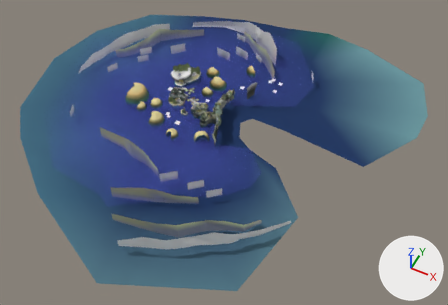
Renders of the glTF model Project/area/2 dino jungle/act 1/environment/model/09End.gltf from each side of a commit.
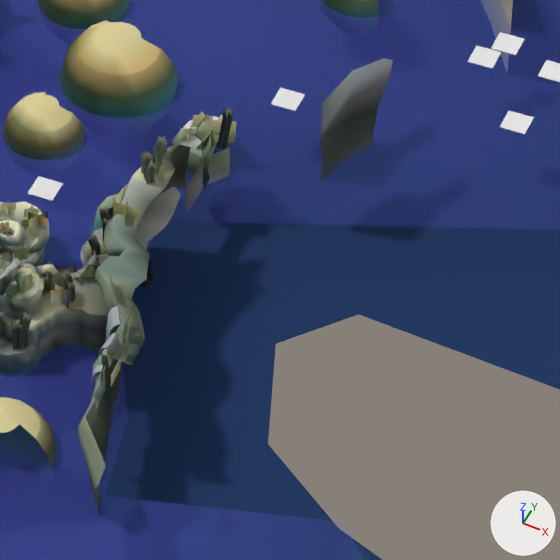
Each version appears first whole from a 50 mm camera at (-155.0, -47.0, 977.0) aimed at (-679.0, 1001.0, -332.0), and next in a close-up on the part from 45% to 63% of the width and 24% to 50% of the height. The lights are fixed; the arrows at lower right show +X, +Y and +Z. Vertices at the same position are counted once.

Before the edit, the objects in view are built like this:
```python
ob_stg020_o20_mesh_28 = bpy.data.objects.new('stg020_o20_Mesh_28', me_stg020_o20_mesh_28)
ob_stg020_o20_mesh_28.location = (0.0, 0.0, 0.0)
ob_stg020_p20_mesh_0 = bpy.data.objects.new('stg020_p20_Mesh_0', me_stg020_p20_mesh_0)
ob_stg020_p20_mesh_0.location = (0.0, 0.0, 0.0)
ob_stg020_p20_mesh_27 = bpy.data.objects.new('stg020_p20_Mesh_27', me_stg020_p20_mesh_27)
ob_stg020_p20_mesh_27.location = (0.0, 0.0, 0.0)
ob_stg020_p20_mesh_38 = bpy.data.objects.new('stg020_p20_Mesh_38', me_stg020_p20_mesh_38)
ob_stg020_p20_mesh_38.location = (0.0, 0.0, 0.0)
ob_stg020_p20_mesh_45 = bpy.data.objects.new('stg020_p20_Mesh_45', me_stg020_p20_mesh_45)
ob_stg020_p20_mesh_45.location = (0.0, 0.0, 0.0)
# also in view: 'stg020_o20_Mesh_10' at (-865.0, 1125.0, -257.0); 'stg020_o20_Mesh_8' at (-812.0, 1093.0, -275.0); 'stg020_p20_Mesh_42' at (-790.0, 1085.0, -251.0); 'stg020_p20_Mesh_23' at (-822.0, 1096.0, -265.0); 'stg020_o20_Mesh_15' at (-869.0, 1125.0, -281.0)
```
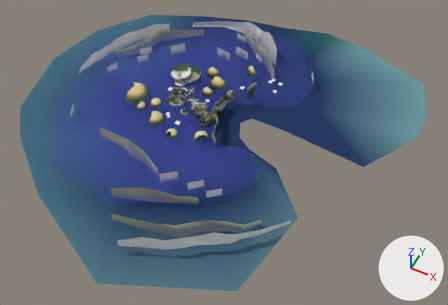
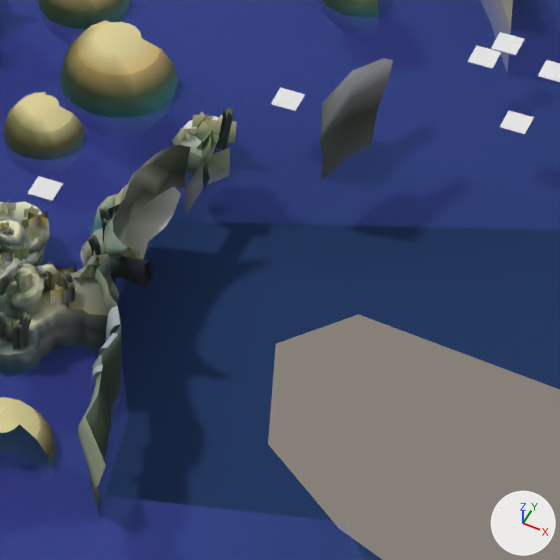
Edits to the bpy script that builds the scene:
```text
Change me_stg020_p20_mesh_38:
    used by ob_stg020_p20_mesh_38; location = (0.0, 0.0, 0.0)
    remove me_stg020_p20_mesh_38.from_pydata(...)  # 696 vertices, 813 faces; spans x -876.0..-703.0, y 998.0..1172.0, z -285.0..-234.0
    add me_stg020_p20_mesh_38.from_pydata(...)  # 590 vertices, 702 faces; spans x -876.0..-730.0, y 1021.0..1172.0, z -285.0..-245.0
    me_stg020_p20_mesh_38 part 1: 8 loose pieces with 106 vertices, spanning x -745.0..-703.0, y 998.0..1125.0, z -254.0..-234.0, are deleted
Change me_stg020_o20_mesh_28:
    where me_stg020_o20_mesh_28.from_pydata(...)  # 1272 vertices, 1340 faces; spans x -1337.0..-201.0, y 483.0..1614.0, z -308.0..-239.0
    used by ob_stg020_o20_mesh_28; location = (0.0, 0.0, 0.0)
    me_stg020_o20_mesh_28 part 2: the loose piece of 41 vertices spanning x -748.0..-700.0, y 1017.0..1137.0, z -250.0..-246.0 is deleted
Change me_stg020_p20_mesh_27:
    where me_stg020_p20_mesh_27.from_pydata(...)  # 415 vertices, 280 faces; spans x -938.0..-702.0, y 991.0..1214.0, z -280.0..-238.0
    used by ob_stg020_p20_mesh_27; location = (0.0, 0.0, 0.0)
    me_stg020_p20_mesh_27 part 3: the loose piece of 6 vertices spanning x -728.0..-720.0, y 1044.0..1054.0, z -250.0..-241.0 is deleted
    me_stg020_p20_mesh_27 part 4: the loose piece of 6 vertices spanning x -742.0..-740.0, y 1119.0..1131.0, z -248.0..-238.0 is deleted
    me_stg020_p20_mesh_27 part 5: the loose piece of 6 vertices spanning x -710.0..-708.0, y 1013.0..1025.0, z -252.0..-242.0 is deleted
    me_stg020_p20_mesh_27 part 6: the loose piece of 6 vertices spanning x -741.0..-737.0, y 1113.0..1124.0, z -248.0..-241.0 is deleted
    me_stg020_p20_mesh_27 part 7: the loose piece of 6 vertices spanning x -704.0..-702.0, y 991.0..1002.0, z -251.0..-242.0 is deleted
Change me_stg020_p20_mesh_0:
    where me_stg020_p20_mesh_0.from_pydata(...)  # 77 vertices, 46 faces; spans x -800.2..-696.5, y 992.7..1113.7, z -268.6..-206.7
    used by ob_stg020_p20_mesh_0; location = (0.0, 0.0, 0.0)
    me_stg020_p20_mesh_0 part 8: the loose piece of 4 vertices spanning x -710.0..-708.7, y 1025.7..1036.5, z -250.8..-244.1 is deleted
    me_stg020_p20_mesh_0 part 9: the loose piece of 4 vertices spanning x -697.8..-696.5, y 992.7..1003.5, z -237.8..-231.1 is deleted
    me_stg020_p20_mesh_0 part 10: the loose piece of 4 vertices spanning x -745.1..-734.2, y 1090.1..1091.1, z -249.0..-242.3 is deleted
```

Where the change shows, as pixel boxes (x1, y1, x2, y2) in the close-ups (560 x 560 px):
'stg020_p20_Mesh_27', reshaped: before (0, 111, 237, 409); after (0, 111, 237, 297)
'stg020_p20_Mesh_38', reshaped: before (0, 114, 233, 387); after (0, 114, 233, 350)
'stg020_p20_Mesh_0', reshaped: before (0, 124, 191, 386); after (0, 221, 9, 260)
part 1 of me_stg020_p20_mesh_38, deleted: before (102, 141, 165, 387)
part 2 of me_stg020_o20_mesh_28, deleted: before (98, 145, 179, 365)
part 3 of me_stg020_p20_mesh_27, deleted: before (109, 271, 117, 302)
part 4 of me_stg020_p20_mesh_27, deleted: before (155, 135, 167, 159)
part 5 of me_stg020_p20_mesh_27, deleted: before (107, 332, 119, 367)
part 6 of me_stg020_p20_mesh_27, deleted: before (153, 156, 160, 182)
part 7 of me_stg020_p20_mesh_27, deleted: before (94, 380, 106, 409)
part 8 of me_stg020_p20_mesh_0, deleted: before (122, 317, 131, 342)
part 9 of me_stg020_p20_mesh_0, deleted: before (111, 358, 121, 386)
part 10 of me_stg020_p20_mesh_0, deleted: before (113, 202, 138, 219)
